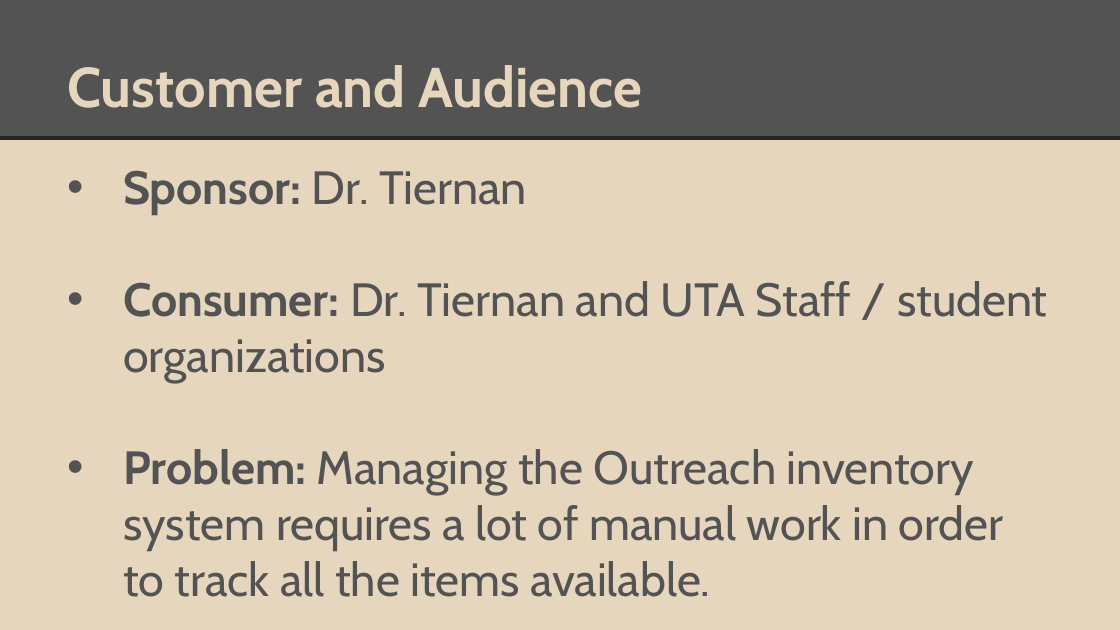
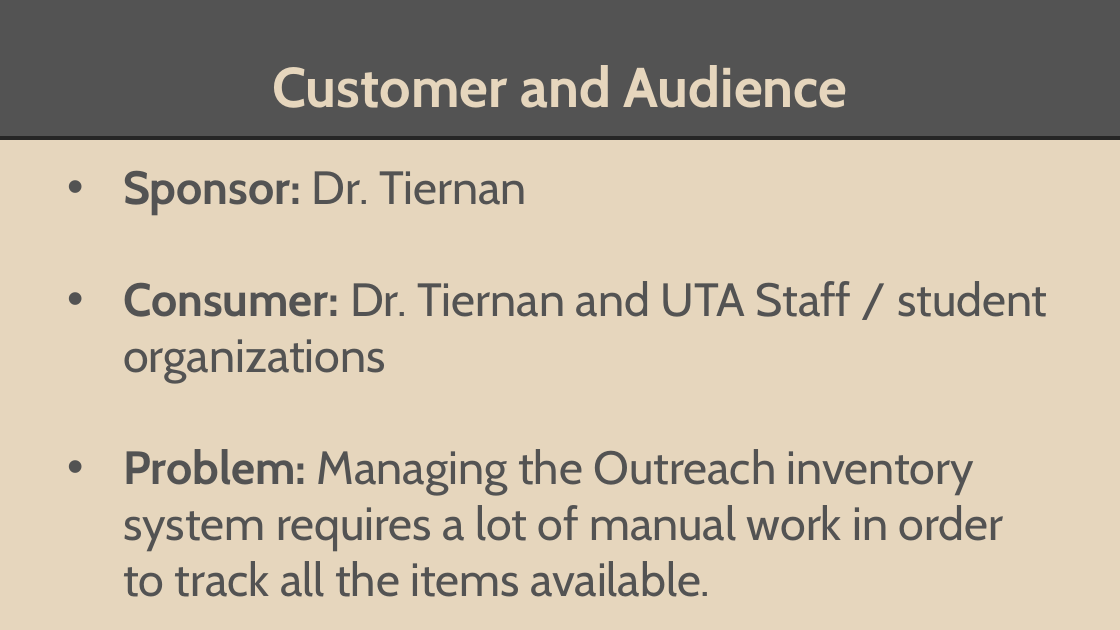
Before and after one commit to Sinmara/Senior-Design, a slide deck: slide 4 of Presentations/Project Charter Presentation.pptx. Drawn at 1120x630 pixels with LibreOffice and Linux fonts; fonts in the diff are those of the drawing. Boxes give left, top, right and bottom in pixels: in the first picture for what was removed or moved away, otherwise in the second. Text is boxed around its words. In the diff, an @@ line names an element or a change of style, - is before the commit and + after.

```diff
--- a/Presentations/Project Charter Presentation.pptx
+++ b/Presentations/Project Charter Presentation.pptx
@@ title "Customer and Audience" at (272, 65, 848, 108): alignment left to centre @@
```
Also in this commit, not shown: 7 other slides changed.
